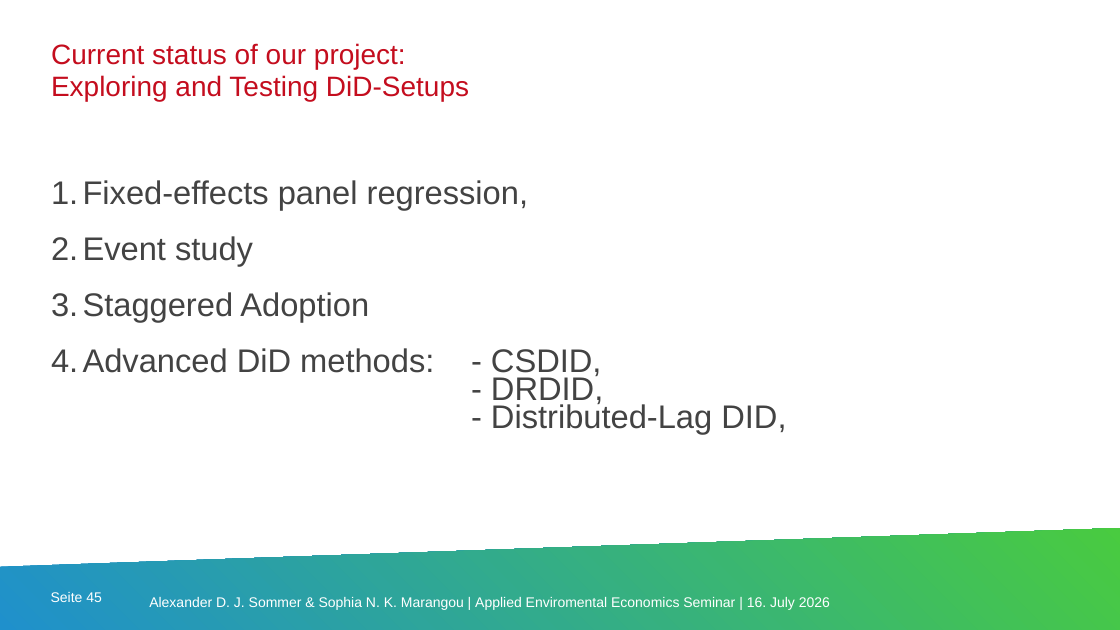
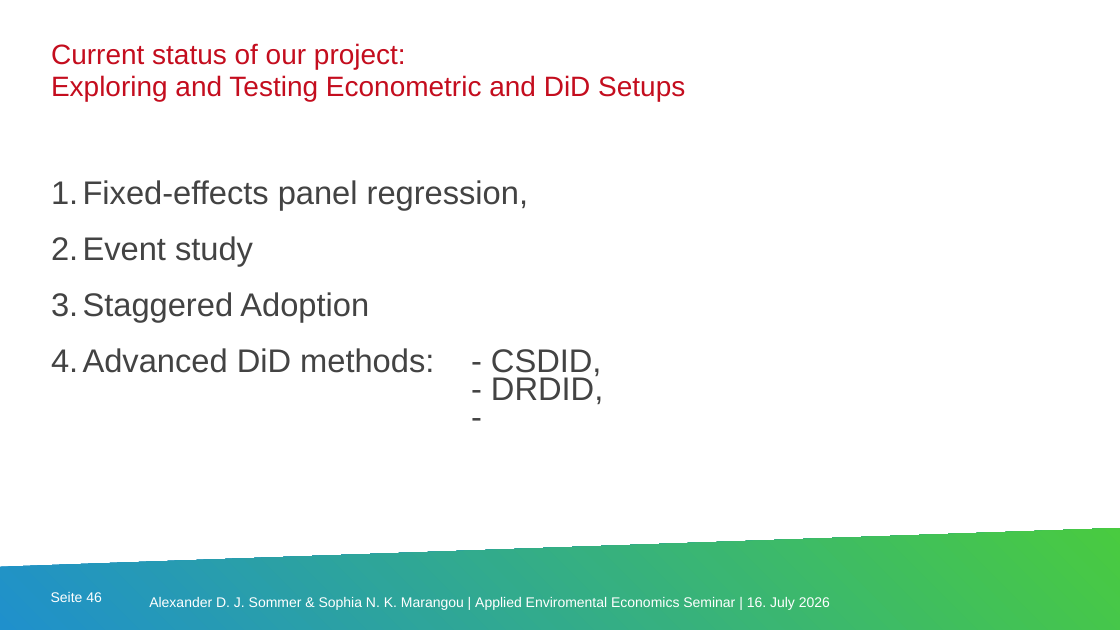
Before and after one commit to codemaxxx3r/aee_organicfarming, a slide deck: slide 46 of submissions/presentation_16_07.pptx (slide 45 before the commit). Drawn at 1120x630 pixels with LibreOffice and Linux fonts; fonts in the diff are those of the drawing; background and template pictures are left out. Boxes give left, top, right and bottom in pixels: in the first picture for what was removed or moved away, otherwise in the second. Text is boxed around its words. In the diff, an @@ line names an element or a change of style, - is before the commit and + after.

```diff
--- a/submissions/presentation_16_07.pptx
+++ b/submissions/presentation_16_07.pptx
@@ text at [51,75,685,101]: text changed @@
-Exploring and Testing DiD-Setups
+Exploring and Testing Econometric and DiD Setups
@@ text at [83,348,712,404]: text colour #434343 to #FFFFFF in "Distributed-Lag DID," @@
@@ page number at [51,592,102,602]: text changed @@
-Seite 45
+Seite 46
```
Also in this commit, not shown: 6 other slides changed, 11 slides added.
